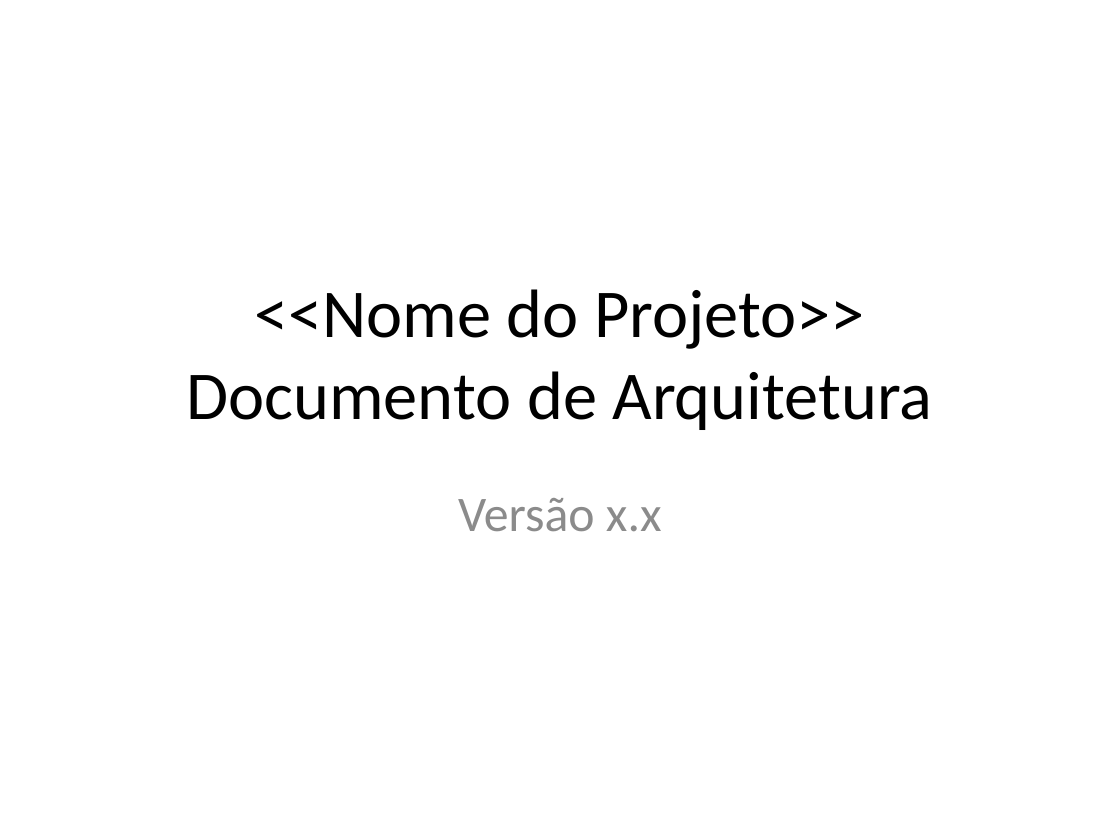
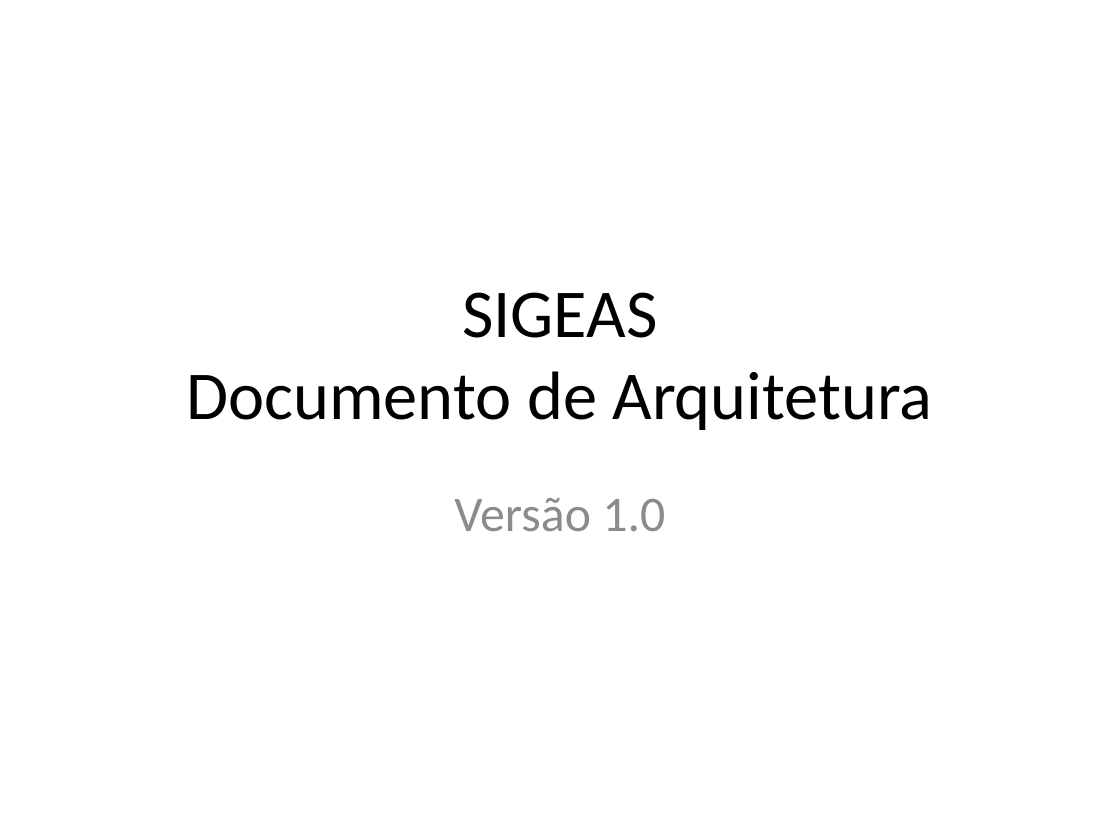
Before and after one commit to amslv/SIGEAS, a slide deck: slide 1 of 01-SISTEMA/02-ANALISE E PROJETO/ARQ-Documento de Arquitetura.pptx. Drawn at 1120x840 pixels with LibreOffice and Linux fonts; fonts in the diff are those of the drawing. Boxes give left, top, right and bottom in pixels: in the first picture for what was removed or moved away, otherwise in the second. Text is boxed around its words. In the diff, an @@ line names an element or a change of style, - is before the commit and + after.

Commit message:
Versão 1.0 de ARQ

```diff
--- a/01-SISTEMA/02-ANALISE E PROJETO/ARQ-Documento de Arquitetura.pptx
+++ b/01-SISTEMA/02-ANALISE E PROJETO/ARQ-Documento de Arquitetura.pptx
@@ title at [186,292,932,430]: text changed @@
-<<Nome do Projeto>>
-Documento de Arquitetura
+SIGEAS
+Documento de Arquitetura
@@ subtitle at [454,498,665,531]: text changed @@
-Versão x.x
+Versão 1.0
```
Also in this commit, not shown: 10 slides added, 1 other file.
